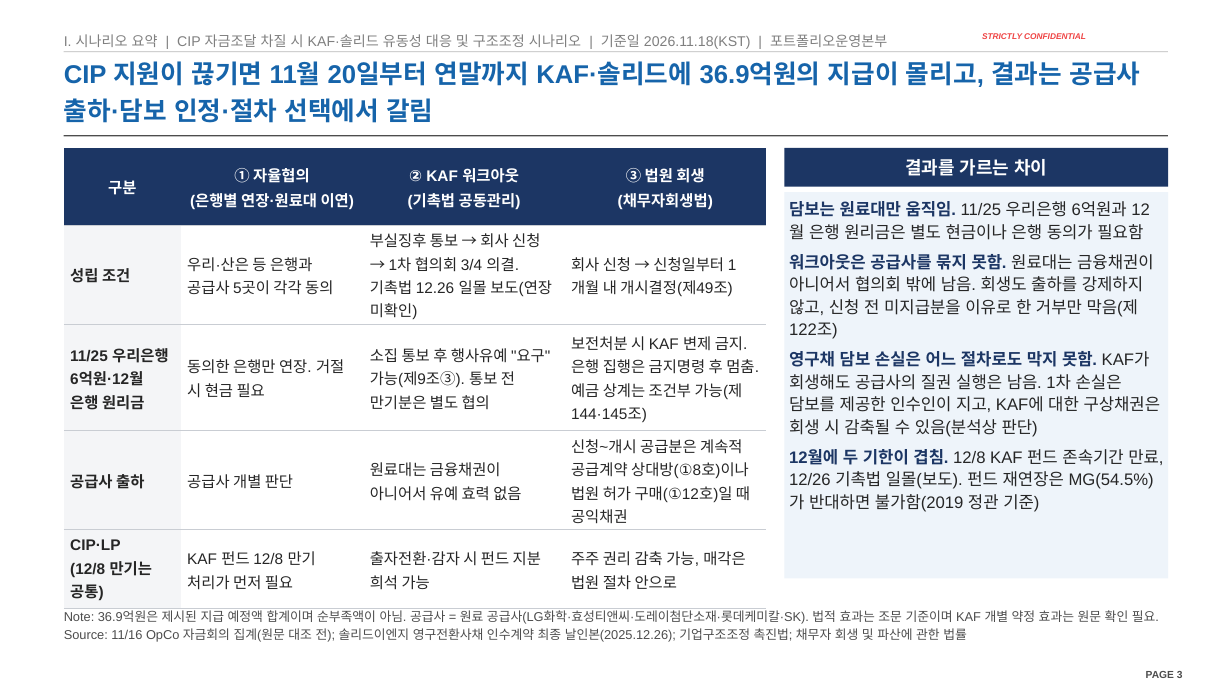
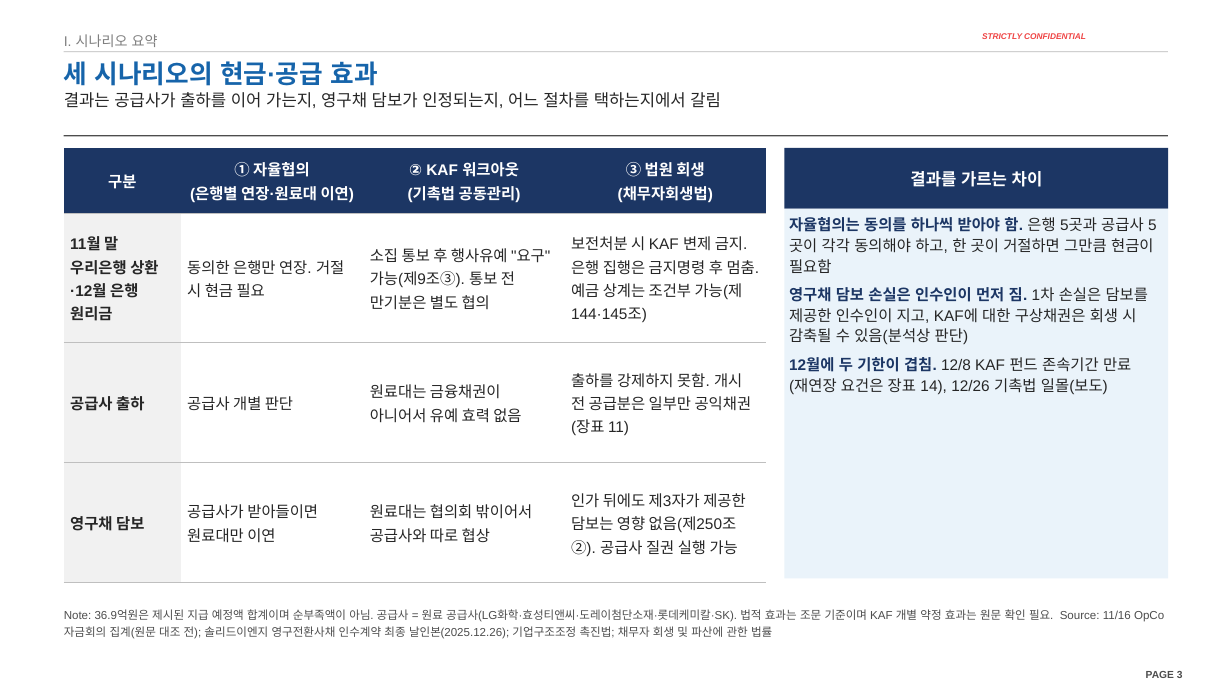
Before and after one commit to jogyesung/GS-Secretary, a slide deck: slide 3 of outputs/CIP_KAF_솔리드_자금조달차질_시나리오_20261118.pptx. Drawn at 1232x693 pixels with LibreOffice and Linux fonts; fonts in the diff are those of the drawing; background and template pictures are left out. Boxes give left, top, right and bottom in pixels: in the first picture for what was removed or moved away, otherwise in the second. Text is boxed around its words. In the diff, an @@ line names an element or a change of style, - is before the commit and + after.

```diff
--- a/outputs/CIP_KAF_솔리드_자금조달차질_시나리오_20261118.pptx
+++ b/outputs/CIP_KAF_솔리드_자금조달차질_시나리오_20261118.pptx
@@ text at (64, 34, 158, 47): text changed @@
-I. 시나리오 요약 | CIP 자금조달 차질 시 KAF·솔리드 유동성 대응 및 구조조정 시나리오 | 기준일 2026.11.18(KST) | 포트폴리오운영본부
+I. 시나리오 요약
@@ title "세 시나리오의 현금·공급 효과" at (64, 61, 377, 86): vertical alignment bottom to top @@
@@ title at (64, 61, 377, 86): text changed @@
-CIP 지원이 끊기면 11월 20일부터 연말까지 KAF·솔리드에 36.9억원의 지급이 몰리고, 결과는 공급사 출하·담보 인정·절차 선택에서 갈림
+세 시나리오의 현금·공급 효과
@@ text added at (64, 92, 721, 108), 13 pt, text #262626 @@
+결과는 공급사가 출하를 이어 가는지, 영구채 담보가 인정되는지, 어느 절차를 택하는지에서 갈림
@@ table at (64, 148, 767, 579) @@
-row 2: 성립 조건 | 우리·산은 등 은행과 공급사 5곳이 각각 동의 | 부실징후 통보 → 회사 신청 → 1차 협의회 3/4 의결. 기촉법 12.26 일몰 보도(연장 미확인) | 회사 신청 → 신청일부터 1개월 내 개시결정(제49조)
-row 3: 11/25 우리은행 6억원·12월 은행 원리금 | 동의한 은행만 연장. 거절 시 현금 필요 | 소집 통보 후 행사유예 "요구" 가능(제9조③). 통보 전 만기분은 별도 협의 | 보전처분 시 KAF 변제 금지. 은행 집행은 금지명령 후 멈춤. 예금 상계는 조건부 가능(제144·145조)
-row 4: 공급사 출하 | 공급사 개별 판단 | 원료대는 금융채권이 아니어서 유예 효력 없음 | 신청~개시 공급분은 계속적 공급계약 상대방(①8호)이나 법원 허가 구매(①12호)일 때 공익채권
-row 5: CIP·LP / (12/8 만기는 공통) | KAF 펀드 12/8 만기 처리가 먼저 필요 | 출자전환·감자 시 펀드 지분 희석 가능 | 주주 권리 감축 가능, 매각은 법원 절차 안으로
+row 2: 11월 말 우리은행 상환·12월 은행 원리금 | 동의한 은행만 연장. 거절 시 현금 필요 | 소집 통보 후 행사유예 "요구" 가능(제9조③). 통보 전 만기분은 별도 협의 | 보전처분 시 KAF 변제 금지. 은행 집행은 금지명령 후 멈춤. 예금 상계는 조건부 가능(제144·145조)
+row 3: 공급사 출하 | 공급사 개별 판단 | 원료대는 금융채권이 아니어서 유예 효력 없음 | 출하를 강제하지 못함. 개시 전 공급분은 일부만 공익채권(장표 11)
+row 4: 영구채 담보 | 공급사가 받아들이면 원료대만 이연 | 원료대는 협의회 밖이어서 공급사와 따로 협상 | 인가 뒤에도 제3자가 제공한 담보는 영향 없음(제250조②). 공급사 질권 실행 가능
@@ rectangle "결과를 가르는 차이": place and size @@
-rectangle "결과를 가르는 차이" at (785, 148, 1168, 187)
+rectangle "결과를 가르는 차이" at (785, 148, 1168, 209)
@@ rectangle "결과를 가르는 차이" at (785, 148, 1168, 209): size 14 to 13 pt @@
@@ rectangle "자율협의는 동의를 하나씩 받아야 함. ...": place and size @@
-rectangle "자율협의는 동의를 하나씩 받아야 함. ..." at (785, 192, 1168, 579)
+rectangle "자율협의는 동의를 하나씩 받아야 함. ..." at (785, 209, 1168, 579)
@@ rectangle "자율협의는 동의를 하나씩 받아야 함. ..." at (785, 209, 1168, 579): fill #EEF4FA to #EAF3FA @@
@@ text in rectangle at (789, 217, 1153, 394): text changed; size 13 to 12 pt @@
-담보는 원료대만 움직임. 11/25 우리은행 6억원과 12월 은행 원리금은 별도 현금이나 은행 동의가 필요함
-워크아웃은 공급사를 묶지 못함. 원료대는 금융채권이 아니어서 협의회 밖에 남음. 회생도 출하를 강제하지 않고, 신청 전 미지급분을 이유로 한 거부만 막음(제122조)
-영구채 담보 손실은 어느 절차로도 막지 못함. KAF가 회생해도 공급사의 질권 실행은 남음. 1차 손실은 담보를 제공한 인수인이 지고, KAF에 대한 구상채권은 회생 시 감축될 수 있음(분석상 판단)
-12월에 두 기한이 겹침. 12/8 KAF 펀드 존속기간 만료, 12/26 기촉법 일몰(보도). 펀드 재연장은 MG(54.5%)가 반대하면 불가함(2019 정관 기준)
+자율협의는 동의를 하나씩 받아야 함. 은행 5곳과 공급사 5곳이 각각 동의해야 하고, 한 곳이 거절하면 그만큼 현금이 필요함
+영구채 담보 손실은 인수인이 먼저 짐. 1차 손실은 담보를 제공한 인수인이 지고, KAF에 대한 구상채권은 회생 시 감축될 수 있음(분석상 판단)
+12월에 두 기한이 겹침. 12/8 KAF 펀드 존속기간 만료(재연장 요건은 장표 14), 12/26 기촉법 일몰(보도)
@@ text "Note: 36.9억원은 제시된 지급 예정액 ..." at (64, 609, 1164, 639): size 10 to 9 pt @@
```
Also in this commit, not shown: 26 other slides changed, 2 other files.
